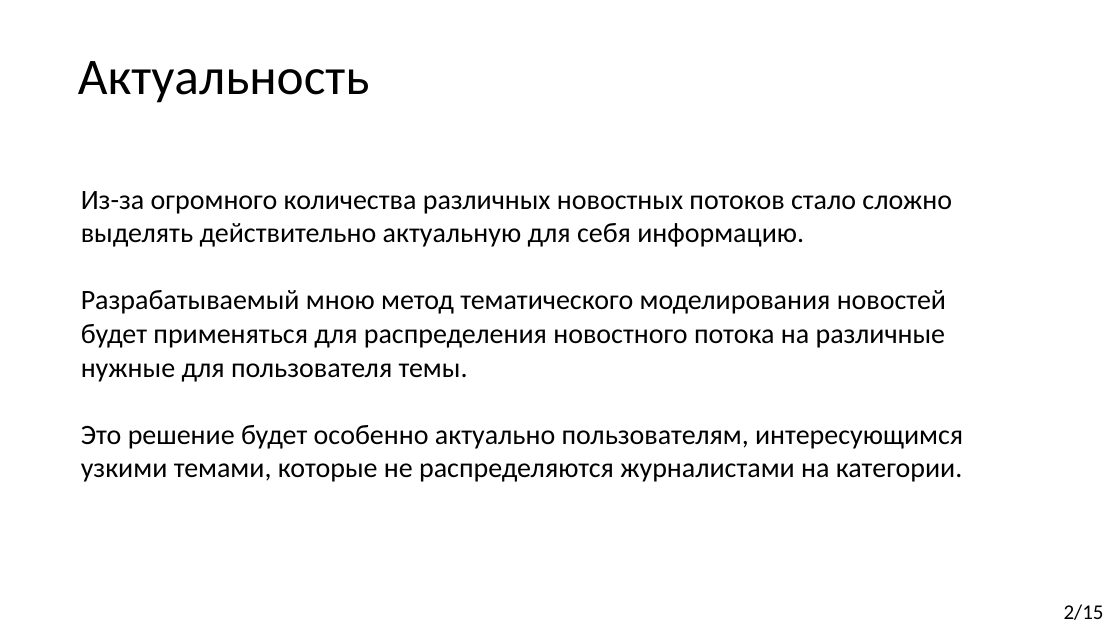
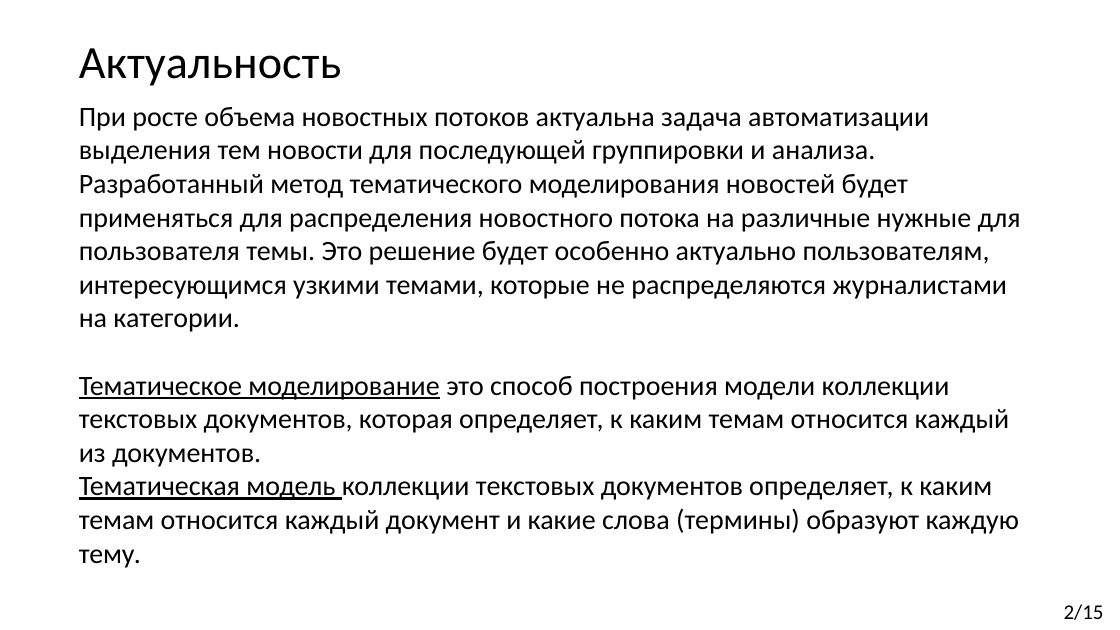
Before and after one commit to Kirmark/bachelor-qualification-work, a slide deck: slide 2 of presentation/presentation.pptx. Drawn at 1120x630 pixels with LibreOffice and Linux fonts; fonts in the diff are those of the drawing. Boxes give left, top, right and bottom in pixels: in the first picture for what was removed or moved away, otherwise in the second. Text is boxed around its words. In the diff, an @@ line names an element or a change of style, - is before the commit and + after.

```diff
--- a/presentation/presentation.pptx
+++ b/presentation/presentation.pptx
@@ title "Актуальность": place and size @@
-title "Актуальность" at box(78, 61, 369, 103)
+title "Актуальность" at box(79, 48, 341, 86)
@@ title "Актуальность" at box(79, 48, 341, 86): size 44 to 39.6 pt @@
@@ text at box(79, 107, 1021, 568): text changed @@
-Из-за огромного количества различных новостных потоков стало сложно выделять действительно актуальную для себя информацию.
-Разрабатываемый мною метод тематического моделирования новостей будет применяться для распределения новостного потока на различные нужные для пользователя темы.
-Это решение будет особенно актуально пользователям, интересующимся узкими темами, которые не распределяются журналистами на категории.
+При росте объема новостных потоков актуальна задача автоматизации выделения тем новости для последующей группировки и анализа.
+Разработанный метод тематического моделирования новостей будет применяться для распределения новостного потока на различные нужные для пользователя темы. Это решение будет особенно актуально пользователям, интересующимся узкими темами, которые не распределяются журналистами на категории.
+Тематическое моделирование это способ построения модели коллекции текстовых документов, которая определяет, к каким темам относится каждый из документов.
+Тематическая модель коллекции текстовых документов определяет, к каким темам относится каждый документ и какие слова (термины) образуют каждую тему.
```
Also in this commit, not shown: 8 other slides changed, 4 slides added, 4 slides removed, 5 other files.
